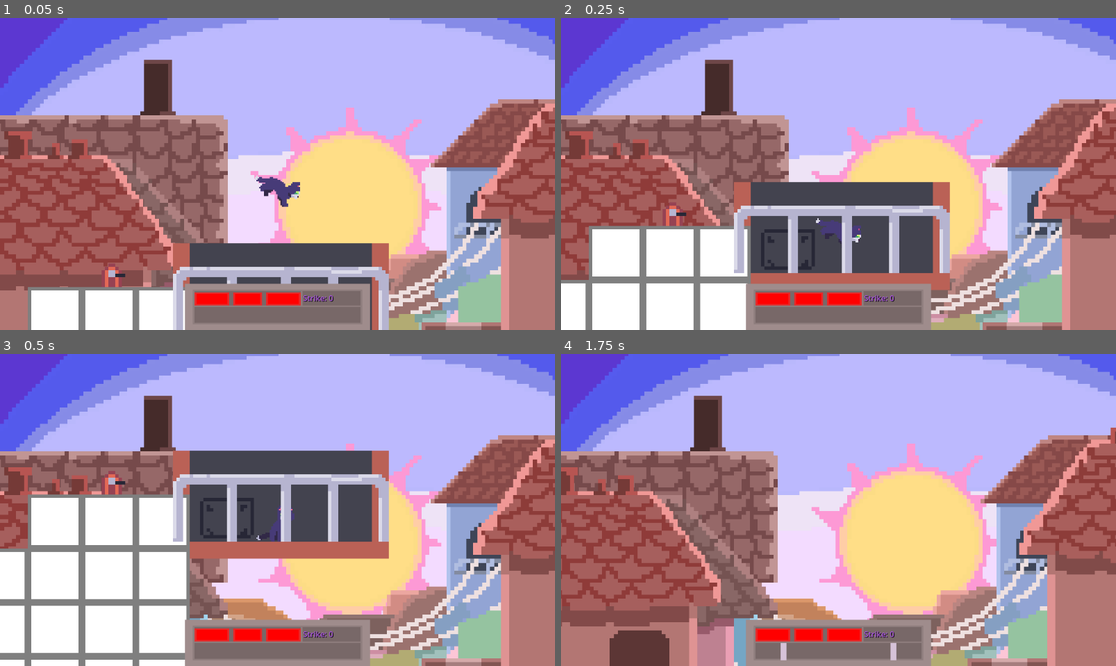
Above: before the commit, frames 1-4 (two rows, left to right).
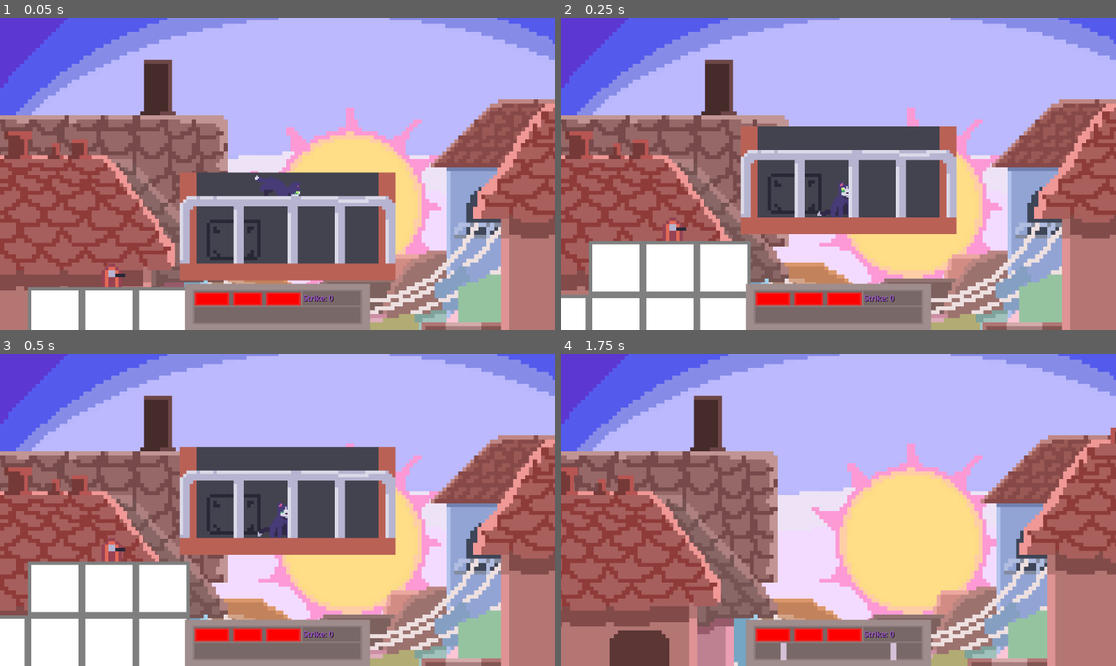
Above: after the commit, the same moments.

Repository: Arbusic324/CatAdventure
Game: Godot game, scene res://scenes/world.tscn
The game is run twice, just before and just after one commit, with the same random seed, the same clock (stepped at 60 frames per second) and the same inputs.
Inputs:
- Up to frame 1 (0.05 s): no input
- Up to frame 2 (0.25 s): no input
- Up to frame 3 (0.5 s): no input
- Up to frame 4 (1.75 s): tap Enter (ui_accept) at 0.5, 0.77, 1.52 s; hold Right (ui_right) 0.53-1.28 s; tap N (Ritm_Stop) at 0.6 s; hold Left (ui_left) from 1.28 s (still down); tap M (Ritm_start) at 1.35 s

The runs differ from the first frame. In frame 1, 13% of the frame differs, in the area x 31-72%, y 49-100%; in frame 2, 21%, in the area x 0-72%, y 34-90%; in frame 3, 16%; in frame 4, nothing differs.

Commit message:
platform x move

Diff:
--- a/scenes/node_2d.gd
+++ b/scenes/move_platform.gd
@@ -1,16 +1,19 @@
 extends AnimatableBody2D
+@export var move_x:int
 @export var move_y:int
 @export var n_p:int
 @export var time_to_move:int
 var time = 0
 var moved_ = false
-var pos_
+var pos_y
+var pos_x
 var number_platform
 func _ready():
 	$time_to_move.wait_time = time_to_move
 	set_physics_process(false)
 	number_platform = 0
-	pos_ = global_position.y
+	pos_y = global_position.y
+	pos_x = global_position.x
 func stop_platform():
 	set_physics_process(false)
 	if moved_:
@@ -19,15 +22,35 @@
 		moved_ = true
 func _physics_process(delta):
 	if not moved_:
-		if position.y > (pos_- move_y):
-			position.y -= .5
+		if move_x !=0:
+			if position.x < (pos_x+move_x):
+				position.x += .5
+			else:
+				stop_platform()
 		else:
-			stop_platform()
+			pass
+		if move_y !=0:
+			if position.y > (pos_y- move_y):
+				position.y -= .5
+			else:
+				stop_platform()
+		else:
+			pass
 	else:
-		if position.y < pos_:
-			position.y += .5
+		if move_x !=0:
+			if position.x > pos_x:
+				position.x -= .5
+			else:
+				stop_platform()
 		else:
-			stop_platform()
+			pass
+		if move_y !=0:
+			if position.y < pos_y:
+				position.y += .5
+			else:
+				stop_platform()
+		else:
+			pass
 func _on_platform_toggle_n_p():
 	number_platform +=1
 func _on_platform_toggle_push_n_p():
--- a/scenes/node_2d.tscn
+++ b/scenes/move_platform.tscn
@@ -1,6 +1,6 @@
 [gd_scene load_steps=4 format=3 uid="uid://6xp4osbnbpy5"]
 
-[ext_resource type="Script" path="res://scenes/node_2d.gd" id="1_6vid0"]
+[ext_resource type="Script" path="res://scenes/move_platform.gd" id="1_6vid0"]
 [ext_resource type="Texture2D" uid="uid://cjlh7f0vjn1g7" path="res://icons/podjomnik_1.png" id="2_j2iwo"]
 
 [sub_resource type="RectangleShape2D" id="RectangleShape2D_vlxd2"]
@@ -8,7 +8,6 @@
 
 [node name="test_platform" type="AnimatableBody2D"]
 script = ExtResource("1_6vid0")
-move_y = 10
 
 [node name="CollisionShape2D" type="CollisionShape2D" parent="."]
 visible = false
--- a/scenes/world.tscn
+++ b/scenes/world.tscn
@@ -9,7 +9,7 @@
 [ext_resource type="PackedScene" uid="uid://bcagtkac1w1ab" path="res://scenes/hud.tscn" id="7_dn5jq"]
 [ext_resource type="PackedScene" uid="uid://dfvkd1l7kk3ou" path="res://scenes/bg_city.tscn" id="8_fbpaf"]
 [ext_resource type="Texture2D" uid="uid://d0igw4ae67ii8" path="res://icons/tile_map_1.png" id="9_pb42i"]
-[ext_resource type="PackedScene" uid="uid://6xp4osbnbpy5" path="res://scenes/node_2d.tscn" id="10_jfue0"]
+[ext_resource type="PackedScene" uid="uid://6xp4osbnbpy5" path="res://scenes/move_platform.tscn" id="10_jfue0"]
 [ext_resource type="PackedScene" uid="uid://ctw60idsdpm37" path="res://scenes/platform_toggle.tscn" id="11_ldiwv"]
 
 [sub_resource type="TileSetAtlasSource" id="TileSetAtlasSource_1a3le"]
@@ -716,8 +716,8 @@
 [node name="platform" type="Node2D" parent="."]
 
 [node name="test_platform" parent="platform" instance=ExtResource("10_jfue0")]
-position = Vector2(587, -45)
-move_y = 20
+position = Vector2(589, -66)
+move_y = 10
 n_p = 5
 
 [node name="platform_toggle" parent="platform" instance=ExtResource("11_ldiwv")]
